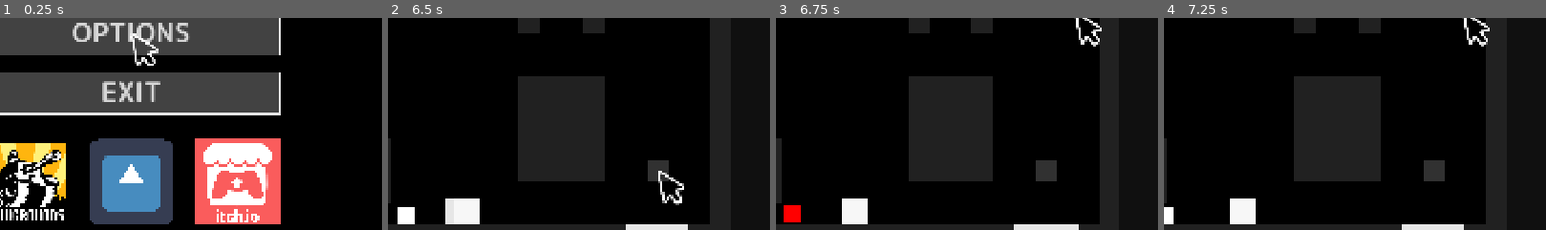
Above: before the commit, frames 1-4 (left to right).
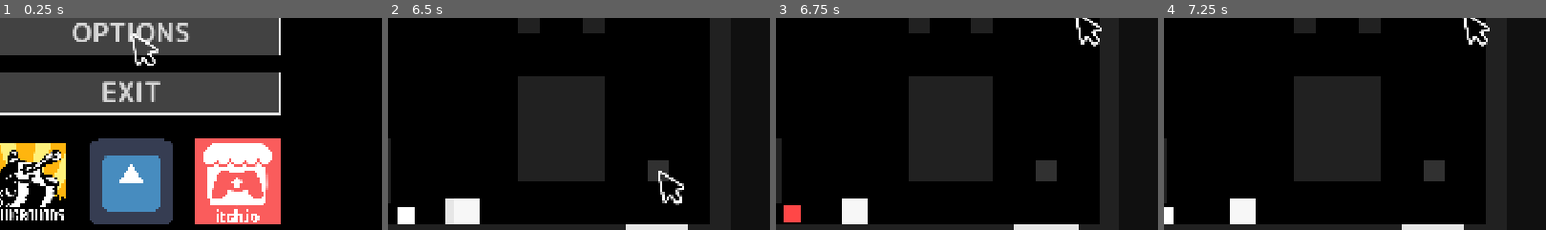
Above: after the commit, the same moments.

Repository: stevencasteel/Box-Battle
Game: Godot game, scene res://src/scenes/main/main.tscn
Two runs of this game, one before a commit and one after it. Both use one fixed random seed, a clock stepped at 60 frames per second and the inputs below. The engine's default icon, where the game draws it, is replaced by a stand-in: a white triangle on a blue panel in a dark square.
Inputs (mouse positions are % of the whole screen's width and height, from its top left):
- Up to frame 1 (0.25 s): no input
- Up to frame 2 (6.5 s): tap Enter (ui_accept) at 0.5, 1.25, 3.77 s; drag from (50, 36) to (60, 28) at 0.52 s; drag from (30, 55) to (45, 70) at 1.27 s; move the mouse to (60, 28) at 2.02 s; hold Right (ui_right) 2.03-2.75 s; tap Ctrl at 2.1 s; drag from (45, 70) to (53, 93) at 2.77 s; move the mouse to (80, 65) at 3.52 s; hold Left (ui_left) 3.53-4.25 s; tap Alt at 3.6 s; drag from (20, 35) to (35, 93) at 4.27 s; move the mouse to (55, 50) at 5.02 s; hold Down (ui_down) 5.03-5.75 s; hold Shift 5.03-5.75 s; click (55, 50) at 5.17 s; drag from (35, 25) to (68, 82) at 5.77 s
- Up to frame 3 (6.75 s): move the mouse to (72, 45) at 6.52 s; hold Up (ui_up) from 6.53 s (still down); tap Ctrl at 6.6 s
- Up to frame 4 (7.25 s): keep holding Up (ui_up); tap Enter (ui_accept) at 6.77 s
The pictures show only the part of the screen within x 33-83%, y 46-96%; the shares and areas given below are measured in that part.

Frames 1-2 are identical in both runs. In frame 3, 0.4% of the frame differs, in the area x 2-7%, y 88-97%; in frame 4, nothing differs.

Commit message:
refactor(core): Enforce dependency injection for all components
This commit completes a major architectural refactor to fully implement and enforce the Owner-Driven Dependency Injection pattern across the entire entity and component system. The primary goal was to eliminate all remaining hidden dependencies on global singletons, making the codebase more modular, testable, and robust.

Previously, several components and entities directly called singletons like `ObjectPool`, `EventBus`, and `FXManager`. This created a fragile architecture where dependencies were implicit and hard to track.

The following changes have been made:

1.  **Component Dependency Injection:**
    -   `Player.gd` now acts as a proper Composition Root. It retrieves singleton references (`ObjectPool`, `EventBus`) once and injects them into its child components (`CombatComponent`, `PlayerResourceComponent`) via their `setup()` methods.
    -   Components no longer have any direct knowledge of global singletons and rely solely on the dependencies they are given.

2.  **Projectile Dependency Injection:**
    -   The `IPoolable` interface contract was updated so that the `activate()` method now accepts a dependency dictionary.
    -   All projectile spawners (`Player`, `BaseBoss`, `Turret`, etc.) now pass the `ObjectPool` reference to the projectile instance when activating it.
    -   Projectile scripts now use their local `_object_pool` variable for all return-to-pool operations, resolving race conditions and eliminating their global dependency.

3.  **Decoupling of FX Logic:**
    -   The `HealthComponent` was upgraded to emit a `took_damage` signal containing the full `DamageInfo` payload.
    -   The `FXComponent` now listens to this local signal from its sibling `HealthComponent`.
    -   All logic for triggering visual effects (hit-flash, screen shake, hit sparks) has been moved into the `FXComponent`. The main entity scripts (`Player`, `BaseBoss`) are no longer responsible for this, adhering to the Single Responsibility Principle.

This refactor makes the relationship between objects explicit and prepares the codebase for easier unit testing and future expansion by ensuring components are truly self-contained modules.

Diff:
--- a/src/entities/boss/base_boss.gd
+++ b/src/entities/boss/base_boss.gd
@@ -88,8 +88,6 @@
 			health_component.died.disconnect(_on_health_component_died)
 		if health_component.health_threshold_reached.is_connected(_on_health_threshold_reached):
 			health_component.health_threshold_reached.disconnect(_on_health_threshold_reached)
-		if health_component.took_damage.is_connected(_on_health_component_took_damage):
-			health_component.took_damage.disconnect(_on_health_component_took_damage)
 
 	super.teardown()
 	entity_data = null
@@ -158,7 +156,6 @@
 	health_component.health_changed.connect(_on_health_component_health_changed)
 	health_component.died.connect(_on_health_component_died)
 	health_component.health_threshold_reached.connect(_on_health_threshold_reached)
-	health_component.took_damage.connect(_on_health_component_took_damage)
 
 func _update_player_tracking() -> void:
 	if is_instance_valid(_player):
@@ -198,6 +195,3 @@
 	EventBus.emit(EventCatalog.BOSS_HEALTH_CHANGED, ev)
 func _on_health_component_died() -> void:
 	_die()
-func _on_health_component_took_damage(damage_info: DamageInfo, _damage_result: DamageResult) -> void:
-	if is_instance_valid(hit_spark_effect):
-		FXManager.play_vfx(hit_spark_effect, damage_info.impact_position, damage_info.impact_normal)
--- a/src/entities/components/fx_component.gd
+++ b/src/entities/components/fx_component.gd
@@ -70,11 +70,9 @@
 
 	_original_material = _visual_node.material
 
-	var material_instance = _hit_flash_material.duplicate()
-	_visual_node.material = material_instance
+	_visual_node.material = _hit_flash_material
 
 	self._intensity = 1.0
-	material_instance.set_shader_parameter("intensity", 1.0)
 
 	_active_tween = create_tween()
 	_active_tween.tween_property(self, "_intensity", 0.0, 0.12)
@@ -87,5 +85,24 @@
 
 # --- Signal Handlers ---
 
-func _on_health_component_took_damage(_damage_info: DamageInfo, _damage_result: DamageResult) -> void:
+func _on_health_component_took_damage(damage_info: DamageInfo, _damage_result: DamageResult) -> void:
 	_play_hit_flash()
+
+	# The Player and Boss now pass their specific effect resources via their main scripts.
+	var owner_player = _owner as Player
+	if is_instance_valid(owner_player):
+		if is_instance_valid(owner_player.damage_shake_effect):
+			FXManager.request_screen_shake(owner_player.damage_shake_effect)
+		FXManager.request_hit_stop(owner_player.entity_data.config.player_damage_taken_hit_stop_duration)
+		if is_instance_valid(owner_player.hit_spark_effect):
+			FXManager.play_vfx(owner_player.hit_spark_effect, damage_info.impact_position, damage_info.impact_normal)
+
+	var owner_boss = _owner as BaseBoss
+	if is_instance_valid(owner_boss):
+		if is_instance_valid(owner_boss.hit_spark_effect):
+			FXManager.play_vfx(owner_boss.hit_spark_effect, damage_info.impact_position, damage_info.impact_normal)
+
+	var owner_turret = _owner as Turret
+	if is_instance_valid(owner_turret):
+		if is_instance_valid(owner_turret.hit_spark_effect):
+			FXManager.play_vfx(owner_turret.hit_spark_effect, damage_info.impact_position, damage_info.impact_normal)
--- a/src/entities/minions/turret.gd
+++ b/src/entities/minions/turret.gd
@@ -47,8 +47,6 @@
 	if is_instance_valid(health_component):
 		if health_component.died.is_connected(_on_health_component_died):
 			health_component.died.disconnect(_on_health_component_died)
-		if health_component.took_damage.is_connected(_on_health_component_took_damage):
-			health_component.took_damage.disconnect(_on_health_component_took_damage)
 
 	super.teardown()
 	entity_data = null
@@ -109,7 +107,6 @@
 
 func _connect_signals() -> void:
 	health_component.died.connect(_on_health_component_died)
-	health_component.took_damage.connect(_on_health_component_took_damage)
 
 # --- Signal Handlers ---
 
@@ -125,7 +122,3 @@
 
 func _on_health_component_died() -> void:
 	_die()
-
-func _on_health_component_took_damage(damage_info: DamageInfo, _damage_result: DamageResult) -> void:
-	if is_instance_valid(hit_spark_effect):
-		FXManager.play_vfx(hit_spark_effect, damage_info.impact_position, damage_info.impact_normal)
--- a/src/entities/player/player.gd
+++ b/src/entities/player/player.gd
@@ -68,8 +68,6 @@
 			health_component.health_changed.disconnect(_on_health_component_health_changed)
 		if health_component.died.is_connected(_on_health_component_died):
 			health_component.died.disconnect(_on_health_component_died)
-		if health_component.took_damage.is_connected(_on_health_component_took_damage):
-			health_component.took_damage.disconnect(_on_health_component_took_damage)
 	if is_instance_valid(combat_component):
 		if combat_component.damage_dealt.is_connected(resource_component.on_damage_dealt):
 			combat_component.damage_dealt.disconnect(resource_component.on_damage_dealt)
@@ -143,7 +141,6 @@
 	hurtbox.area_entered.connect(_on_hurtbox_area_entered)
 	health_component.health_changed.connect(_on_health_component_health_changed)
 	health_component.died.connect(_on_health_component_died)
-	health_component.took_damage.connect(_on_health_component_took_damage)
 	combat_component.damage_dealt.connect(resource_component.on_damage_dealt)
 	combat_component.pogo_bounce_requested.connect(_on_pogo_bounce_requested)
 	state_machine.action_requested.connect(_on_state_machine_action_requested)
@@ -224,12 +221,6 @@
 	health_changed.emit(current, max_val)
 func _on_health_component_died() -> void:
 	died.emit()
-func _on_health_component_took_damage(damage_info: DamageInfo, _damage_result: DamageResult) -> void:
-	if is_instance_valid(damage_shake_effect):
-		FXManager.request_screen_shake(damage_shake_effect)
-	FXManager.request_hit_stop(entity_data.config.player_damage_taken_hit_stop_duration)
-	if is_instance_valid(hit_spark_effect):
-		FXManager.play_vfx(hit_spark_effect, damage_info.impact_position, damage_info.impact_normal)
 func _on_pogo_bounce_requested() -> void:
 	velocity.y = -entity_data.config.player_pogo_force
 	position.y -= 1
Not shown, added: all_script_errors.txt
Not shown, changed: docs/CHANGELOG.txt
